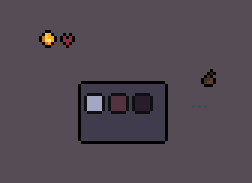
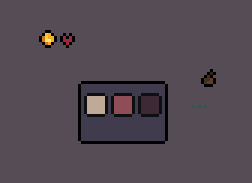
Layers edited between the first and the second 252 × 183 image:
painted on "UIMiniMapRoom0.png" over [left=84, top=93, right=108, bottom=117]
painted on "UIMiniMapRoom1.png" over [left=108, top=93, right=135, bottom=117]
painted on "UIMiniMapRoom2.png" over [left=132, top=93, right=162, bottom=117]
